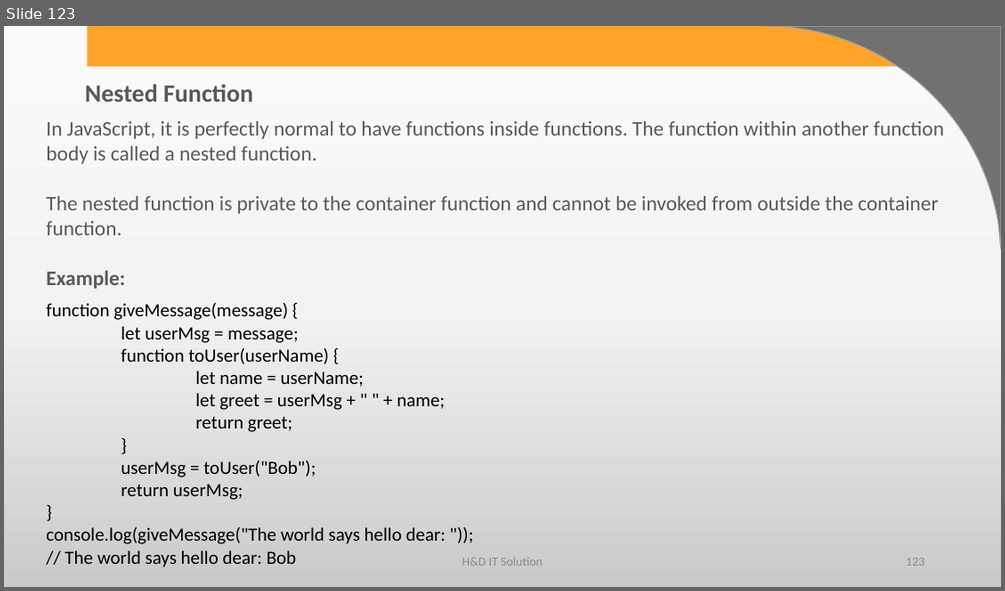
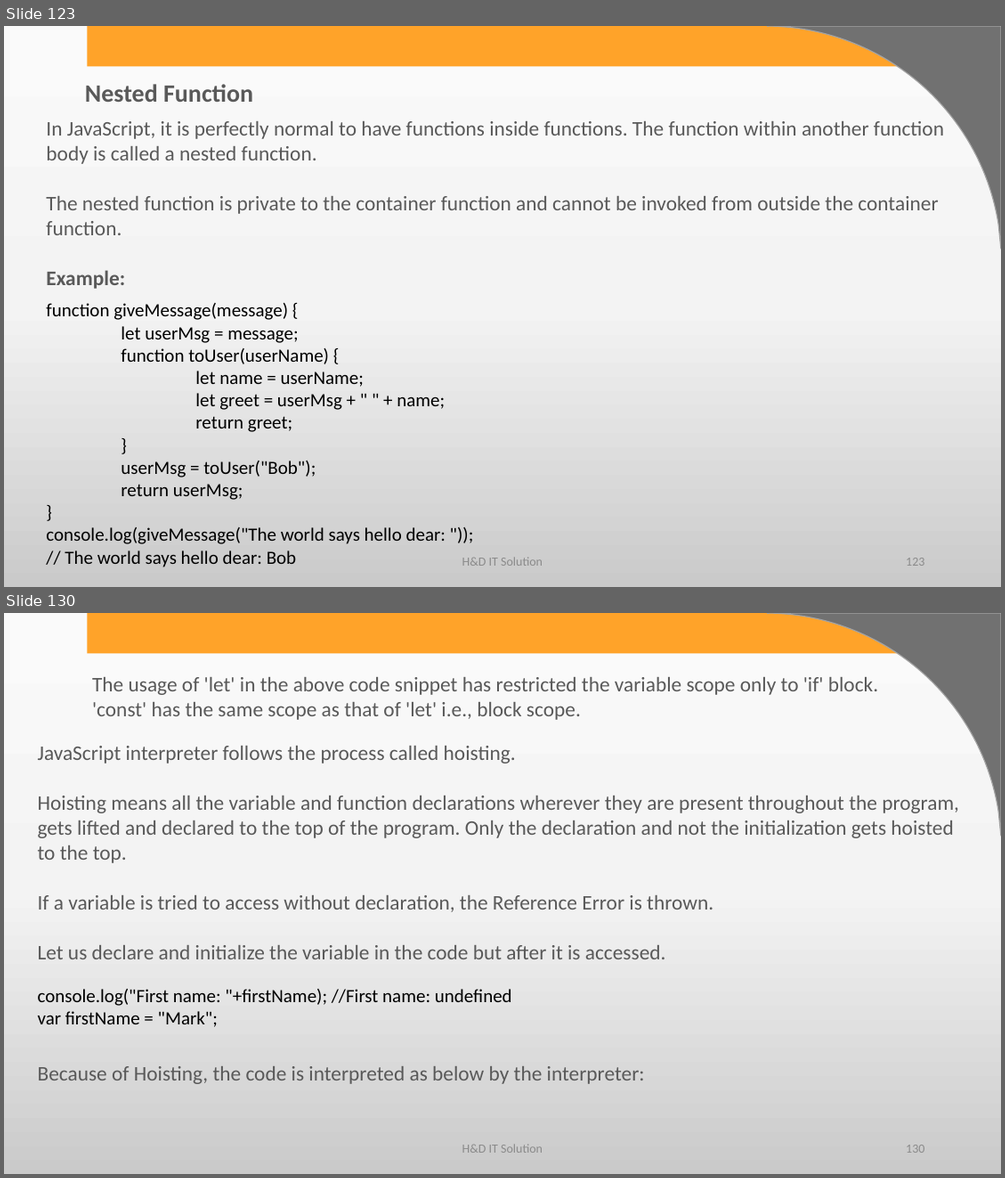
Before and after one commit to harshadasawant/javascript, a slide deck: ppt/JavaScript.pptx. Shown one above the other, each under a label of ours: slide 123 before the commit, slides 123 and 130 after it; the slides between them are not shown. The pictures are 1005x591 and 1005x1178 pixels, drawn with LibreOffice and Linux fonts; fonts in the diff are those of the drawing; background and template pictures are left out. Boxes give left, top, right and bottom in pixels: in the first picture for what was removed or moved away, otherwise in the second. Text is boxed around its words. In the diff, an @@ line names an element or a change of style, - is before the commit and + after.

Commit message:
scope

```diff
--- a/ppt/JavaScript.pptx
+++ b/ppt/JavaScript.pptx
@@ slide 130 added at box(4, 613, 1001, 1174), background gradient #FBFBFB to #F4F4F4 to #CBCBCB; not listed: 2 template elements that a slide beside it also shows @@
@@ text added at box(92, 677, 878, 720), 20 pt, text #595959 @@
+The usage of 'let' in the above code snippet has restricted the variable scope only to 'if' block.
+'const' has the same scope as that of 'let' i.e., block scope.
@@ text added at box(38, 746, 959, 959), 20 pt, text #595959 @@
+JavaScript interpreter follows the process called hoisting.
+Hoisting means all the variable and function declarations wherever they are present throughout the program, gets lifted and declared to the top of the program. Only the declaration and not the initialization gets hoisted to the top.
+If a variable is tried to access without declaration, the Reference Error is thrown.
+Let us declare and initialize the variable in the code but after it is accessed.
@@ text added at box(38, 989, 512, 1027), 18 pt, text #000000 @@
+console.log("First name: "+firstName); //First name: undefined
+var firstName = "Mark";
@@ text added at box(38, 1066, 645, 1084), 20 pt, text #595959 @@
+Because of Hoisting, the code is interpreted as below by the interpreter:
@@ text added at box(462, 1143, 542, 1152), 12 pt, text #8C8C8C @@
+H&D IT Solution
@@ page number added at box(906, 1144, 924, 1152), 12 pt, text #8C8C8C @@
+130
```
Also in this commit, not shown: 2 slides changed, 11 other slides added, 2 other files.
